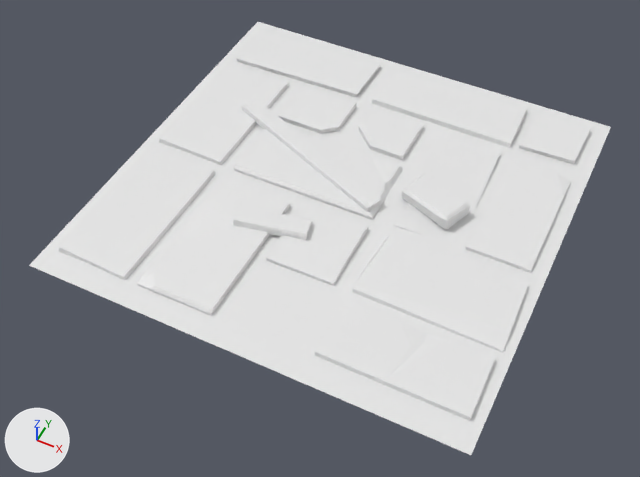
Two versions of the FBX model Assets/Art/Models/Room Components/ground_tiles_4.fbx, one commit apart.
Before and after are seen from a camera (50 mm lens) standing at (7.26, -15.79, 17.45) and looking at (-0.05, -1.16, -0.84). The lights are fixed; the arrows at lower left show +X, +Y and +Z. The older version comes first. Where no turn or scale is listed for an object, it has been applied to the vertices.

In view in the first picture: 'Ground_Tile_4'.
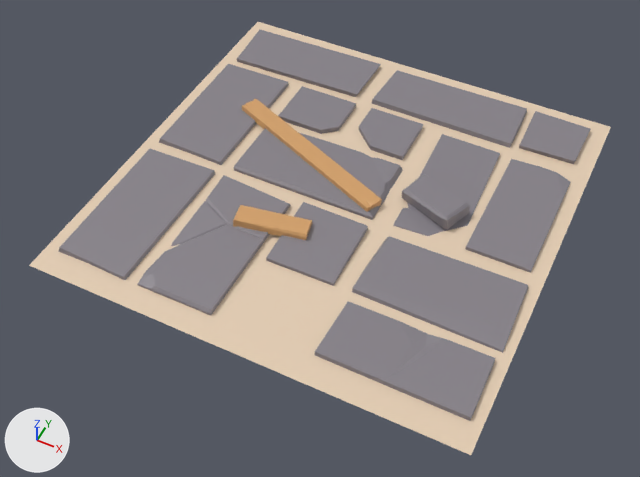
Edits to the bpy script that builds the scene:
```text
Add mat_dirt_ground:
    mat_dirt_ground = principled_material('dirt_ground')
    mat_dirt_ground.base_color = (0.784, 0.617, 0.456)  # beige #e5ceb4
    mat_dirt_ground.roughness = 0.4
Add mat_wood:
    mat_wood = principled_material('wood')
    mat_wood.base_color = (0.652, 0.352, 0.138)  # orange #d3a068
Add mat_stone:
    mat_stone = principled_material('stone')
    mat_stone.base_color = (0.238, 0.22, 0.246)  # grey #868188
Change me_cube_164:
    used by ob_ground_tile_4; location = (0.0, 0.0, 0.0)
    verts and faces of me_cube_164; kept vertices keep their numbers, new ones are numbered from 232
    before: 29 (3.98, -3.46, 0.05) at pixel (427, 333), 35 (3.78, -4.02, 0.12) at pixel (411, 346), 36 (4.01, -3.79, 0.09) at pixel (423, 343)
    remove me_cube_164.from_pydata(...)  # 232 vertices, 164 faces; spans x -5.98..6.02, y -6.0..6.0, z -0.32..0.45
    add me_cube_164.from_pydata(...)  # 243 vertices, 174 faces; spans x -5.98..6.02, y -6.0..6.0, z -0.32..0.45
    me_cube_164 part 1
    add verts[29] = (3.96, -3.44, 0.02)  # moved, pixel (427, 333)
    add verts[35] = (3.78, -3.96, 0.07)  # moved, pixel (412, 345)
    add verts[36] = (4.07, -3.79, 0.03)  # moved, pixel (425, 345)
    me_cube_164 part 2
    3 vertices are removed from x -3.12..-0.97, y -3.96..-2.55, z -0.01..0.15
    6 faces are deleted
    1 vertex moves from x -3.12, y -2.02, z 0.06 to x -3.12, y -1.91, z 0.07
    14 vertices are added at x -3.12..-0.97, y -4.02..-2.02, z -0.04..0.15
    16 new faces join them, mat_stone (grey #868188)
    me_cube_164 part 3: 1 face spanning x -5.98..6.02, y -6.0..6.0, z 0.0 switches from no material to mat_dirt_ground (beige #e5ceb4)
    me_cube_164 part 4: 124 faces spanning x -5.64..5.77, y -5.35..5.58, z -0.32..0.45 switch from no material to mat_stone (grey #868188)
    me_cube_164 part 5: 33 faces spanning x -4.1..1.25, y -2.58..2.17, z 0.08..0.32 switch from no material to mat_wood (orange #d3a068)
    add me_cube_164.materials.append(mat_dirt_ground)  # beige #e5ceb4
```

Pixel boxes (x1, y1, x2, y2) of what changed, in the pictures (640 x 477 px; the box of a moved part takes in the faces that stretch with it):
part 1 of me_cube_164, moved or reshaped
    both: (315, 301, 447, 381)
part 2 of me_cube_164, cut back
    both: (146, 175, 291, 315)
part 3 of me_cube_164, recoloured (white to beige)
    both: (29, 22, 611, 455)
part 4 of me_cube_164, recoloured (white to grey)
    both: (58, 30, 591, 421)
part 5 of me_cube_164, recoloured (white to orange)
    both: (233, 99, 382, 240)
